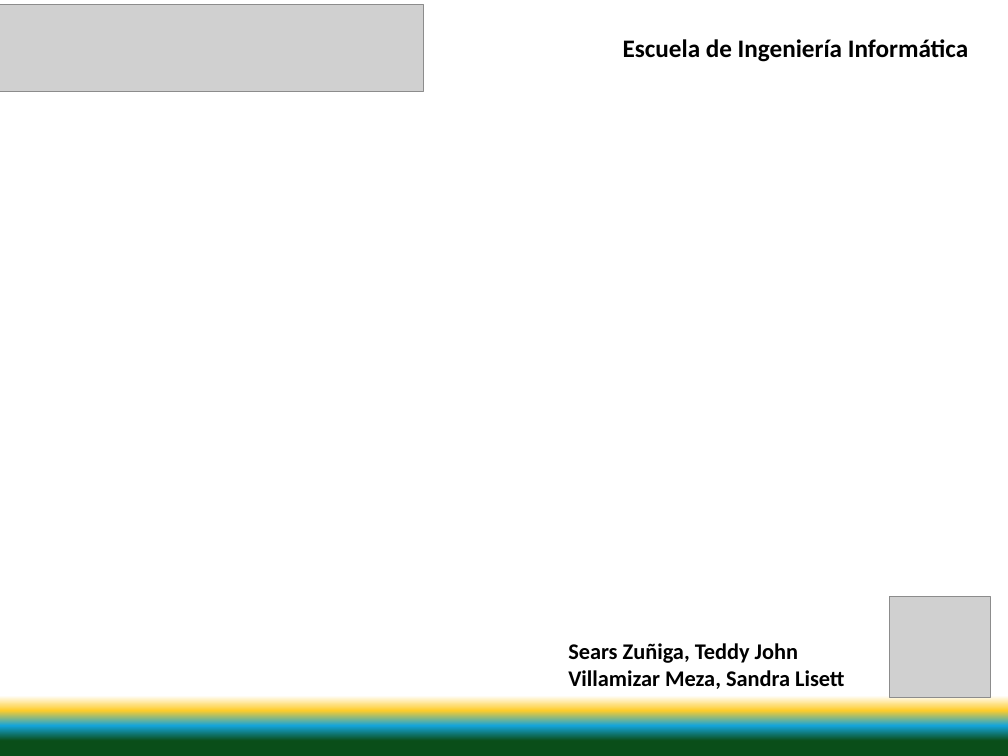
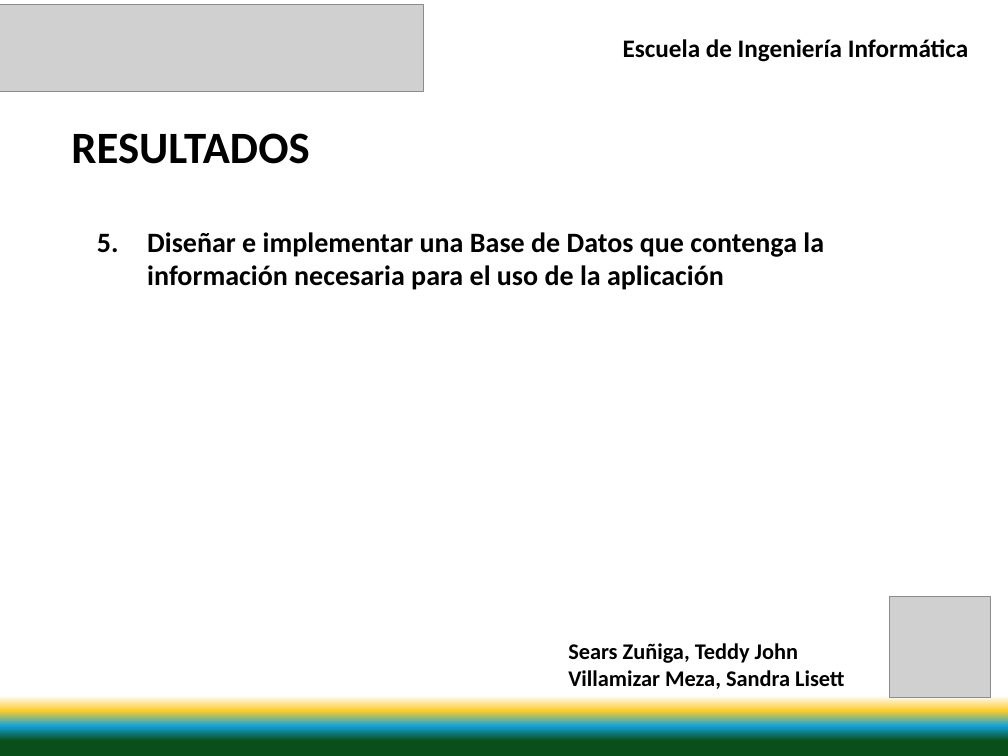
Before and after one commit to svillami/SanTed, a slide deck: slide 33 of Documentacion/Presentacion/Presentacion V1.0.pptx (slide 22 before the commit). Drawn at 1008x756 pixels with LibreOffice and Linux fonts; fonts in the diff are those of the drawing; grey boxes stand for pictures. Boxes give left, top, right and bottom in pixels: in the first picture for what was removed or moved away, otherwise in the second. Text is boxed around its words. In the diff, an @@ line names an element or a change of style, - is before the commit and + after.

Commit message:
Resultados
Se agragan algunos de los resultados.

```diff
--- a/Documentacion/Presentacion/Presentacion V1.0.pptx
+++ b/Documentacion/Presentacion/Presentacion V1.0.pptx
@@ text added at [71,133,309,164], 32 pt, text #000000, bold @@
+RESULTADOS
@@ text added at [147,232,824,290], 20 pt, text #000000, bold @@
+5. Diseñar e implementar una Base de Datos que contenga la información necesaria para el uso de la aplicación
```
Also in this commit, not shown: 23 other slides changed, 11 slides added, 2 other files.
